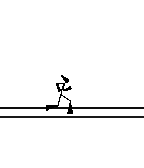
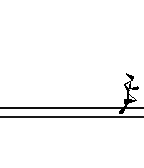
Revision of a layered (144, 168) image; what changed, layer by layer:
added layer "Frame 6" above "Frame 5" over [46, 73, 139, 114]
hid "full stride", opacity 100% → 0% over [46, 75, 73, 114]
hid "lane 1" over [46, 107, 127, 109]
